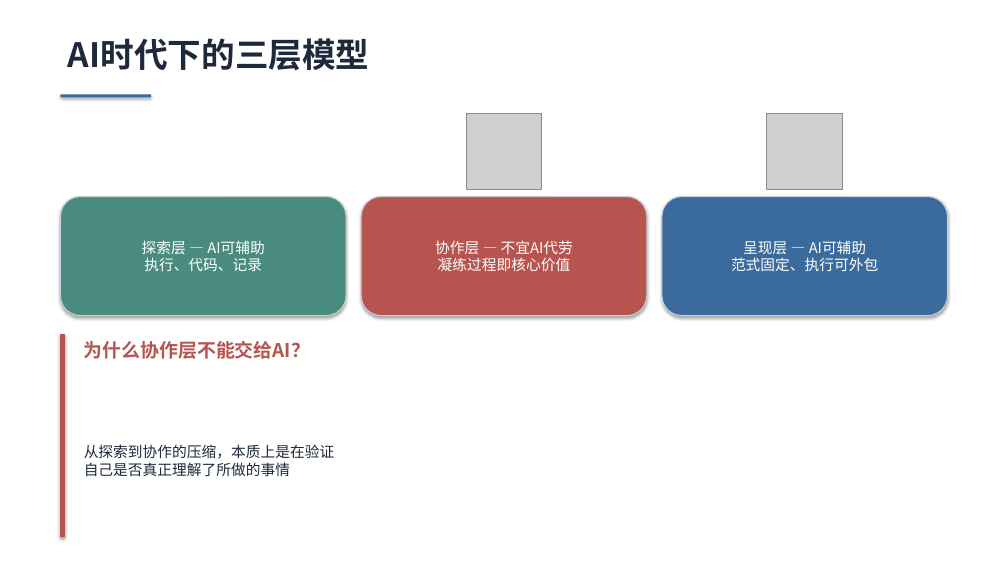
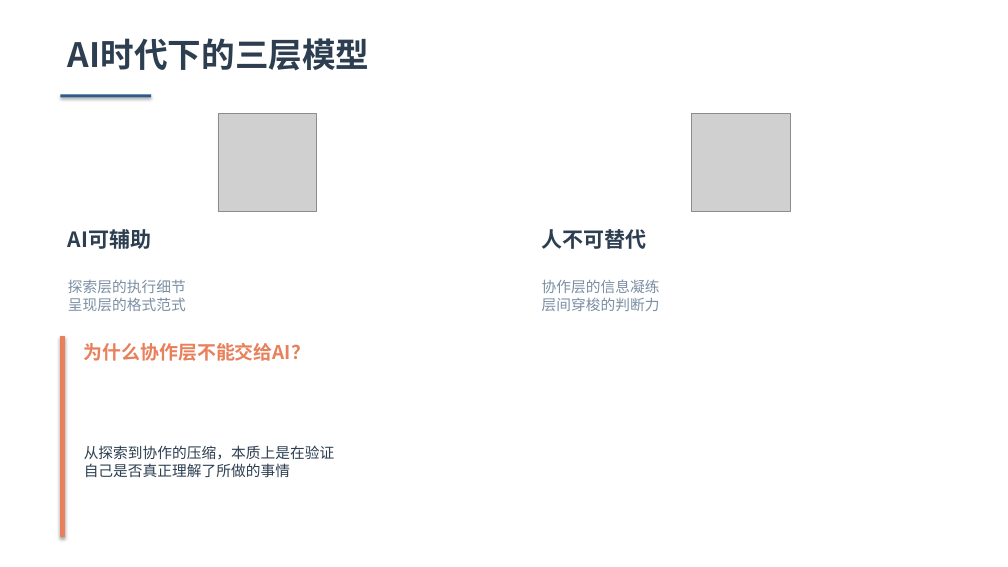
Before and after one commit to Lincyaw/paperops, a slide deck: slide 16 of examples/communication_friction/communication_friction.pptx. Drawn at 1008x567 pixels with LibreOffice and Linux fonts; fonts in the diff are those of the drawing; grey boxes stand for pictures. Boxes give left, top, right and bottom in pixels: in the first picture for what was removed or moved away, otherwise in the second. Text is boxed around its words. In the diff, an @@ line names an element or a change of style, - is before the commit and + after.

```diff
--- a/examples/communication_friction/communication_friction.pptx
+++ b/examples/communication_friction/communication_friction.pptx
@@ text "AI时代下的三层模型" at box(68, 38, 370, 71): text colour #1E293B to #2C3E50 @@
@@ rectangle at box(60, 95, 151, 98): fill #3B6B9D to #2E5A88 @@
@@ picture added at box(218, 113, 316, 212) @@
@@ picture removed at box(467, 113, 542, 189) @@
@@ picture added at box(692, 113, 790, 212) @@
@@ picture removed at box(767, 113, 842, 189) @@
@@ rounded rectangle removed at box(60, 197, 346, 315) @@
-探索层 — AI可辅助
-执行、代码、记录
@@ rounded rectangle removed at box(361, 197, 647, 315) @@
-协作层 — 不宜AI代劳
-凝练过程即核心价值
@@ rounded rectangle removed at box(662, 197, 948, 315) @@
-呈现层 — AI可辅助
-范式固定、执行可外包
@@ text added at box(68, 229, 151, 249), 20 pt, text #2C3E50, bold @@
+AI可辅助
@@ text added at box(542, 229, 647, 249), 20 pt, text #2C3E50, bold @@
+人不可替代
@@ text added at box(68, 280, 186, 311), 14 pt, text #7B8FA3 @@
+探索层的执行细节
+呈现层的格式范式
@@ text added at box(542, 279, 660, 311), 14 pt, text #7B8FA3 @@
+协作层的信息凝练
+层间穿梭的判断力
@@ rectangle at box(60, 337, 65, 537): fill #B85450 to #E8805C; outline #B85450 1 pt to #E8805C 1 pt @@
@@ text "为什么协作层不能交给AI？" at box(84, 343, 310, 361): text colour #B85450 to #E8805C @@
@@ text "从探索到协作的压缩，本质上是在验证" at box(84, 445, 335, 478): text colour #1E293B to #2C3E50 @@
```
Also in this commit, not shown: 19 other slides changed, 2 other files.
